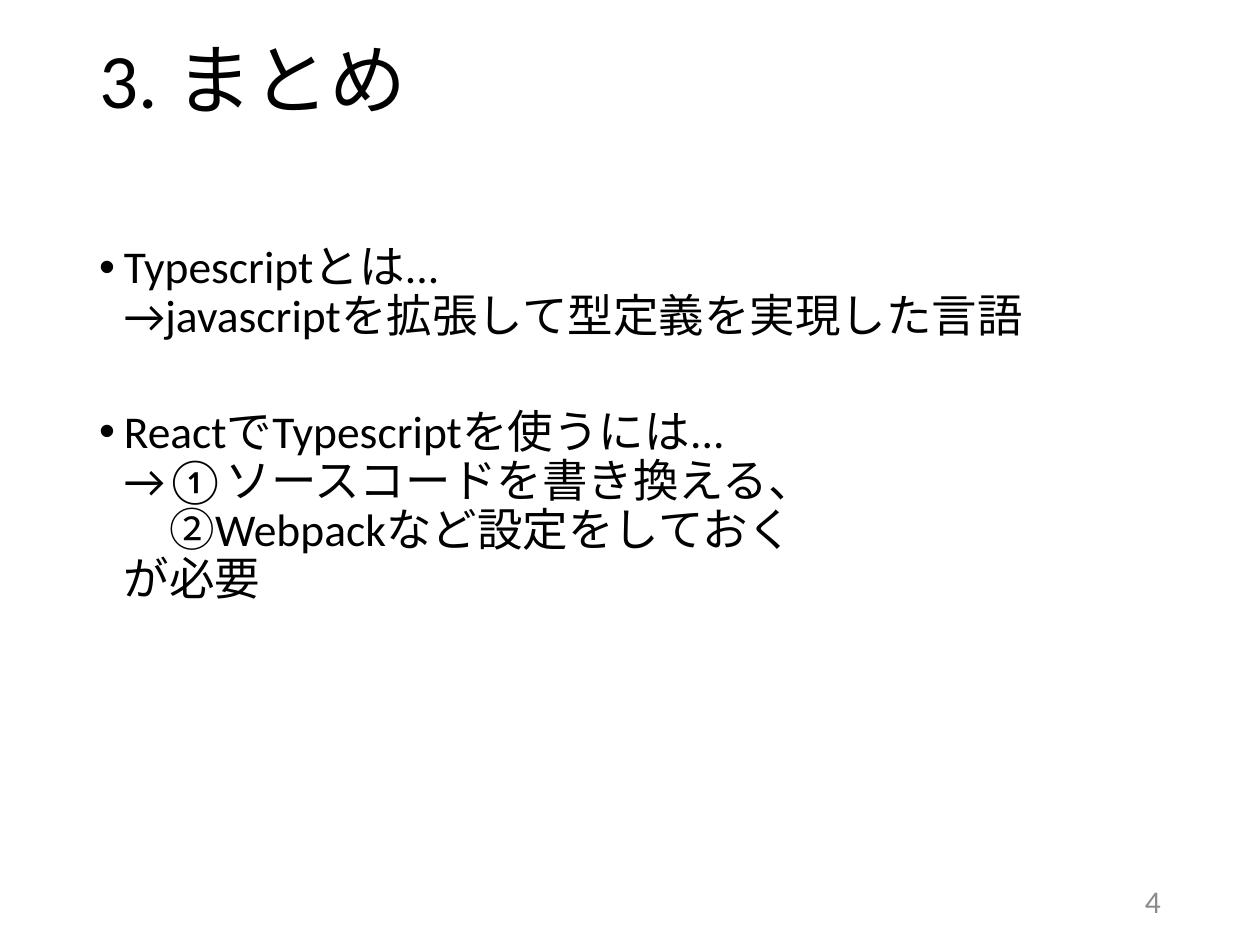
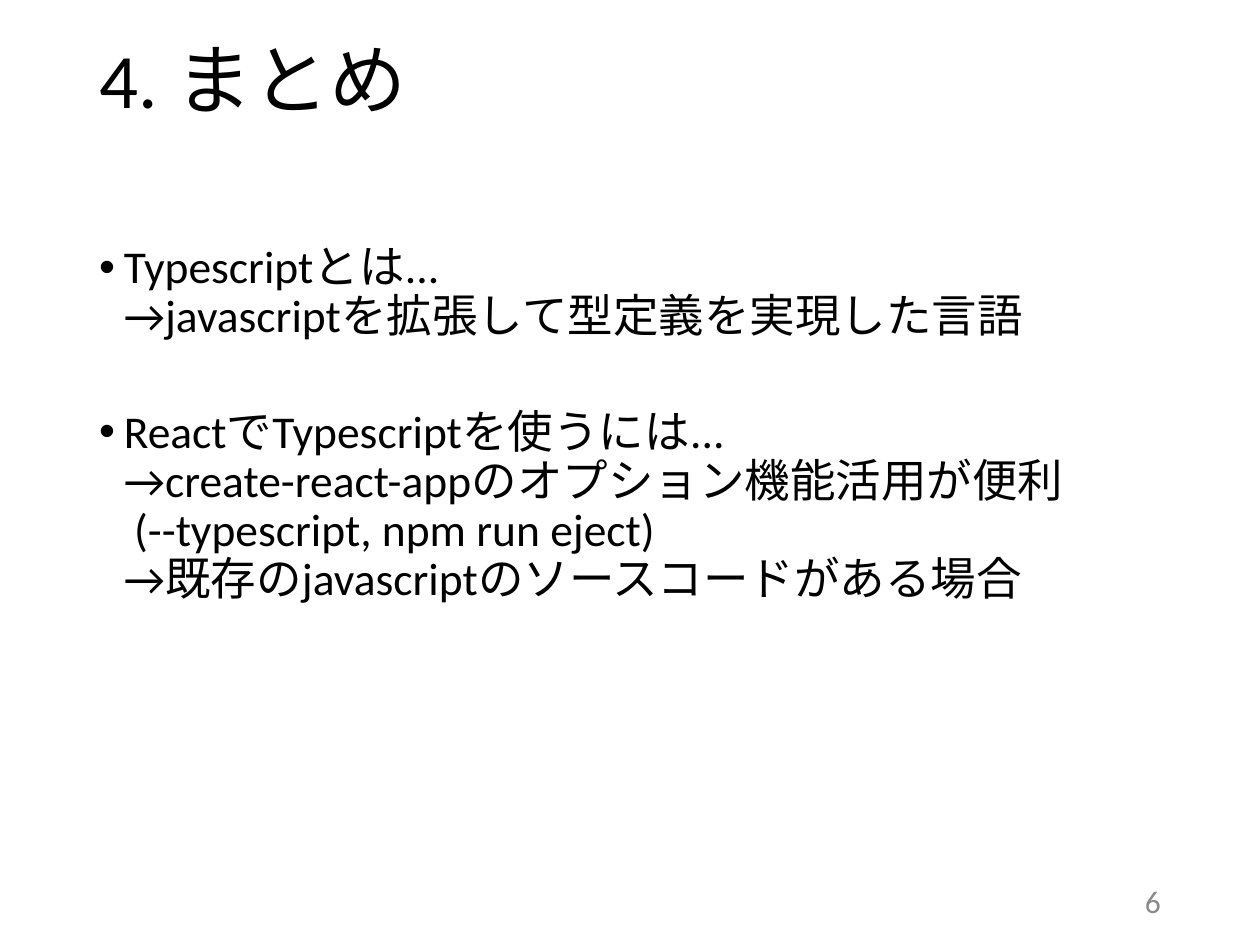
Before and after one commit to AkiEga/Presentation-20191026_react3, a slide deck: slide 6 of Presentation_20191026_react3.pptx (slide 4 before the commit). Drawn at 1260x945 pixels with LibreOffice and Linux fonts; fonts in the diff are those of the drawing. Boxes give left, top, right and bottom in pixels: in the first picture for what was removed or moved away, otherwise in the second. Text is boxed around its words. In the diff, an @@ line names an element or a change of style, - is before the commit and + after.

```diff
--- a/Presentation_20191026_react3.pptx
+++ b/Presentation_20191026_react3.pptx
@@ title at <box>99,47,406,112</box>: text changed @@
-3. まとめ
+4. まとめ
@@ text at <box>124,410,1064,603</box>: text changed @@
-• ReactでTypescriptを使うには...
-  →①ソースコードを書き換える、
-  ②Webpackなど設定をしておく
-  が必要
+• ReactでTypescriptを使うには...
+  →create-react-appのオプション機能活用が便利
+  (--typescript, npm run eject)
+  →既存のjavascriptのソースコードがある場合
@@ page number at <box>1145,892,1161,913</box>: text changed @@
-4
+6
```
Also in this commit, not shown: 1 other slide changed, 3 slides added, 1 slide removed, 2 other files.
